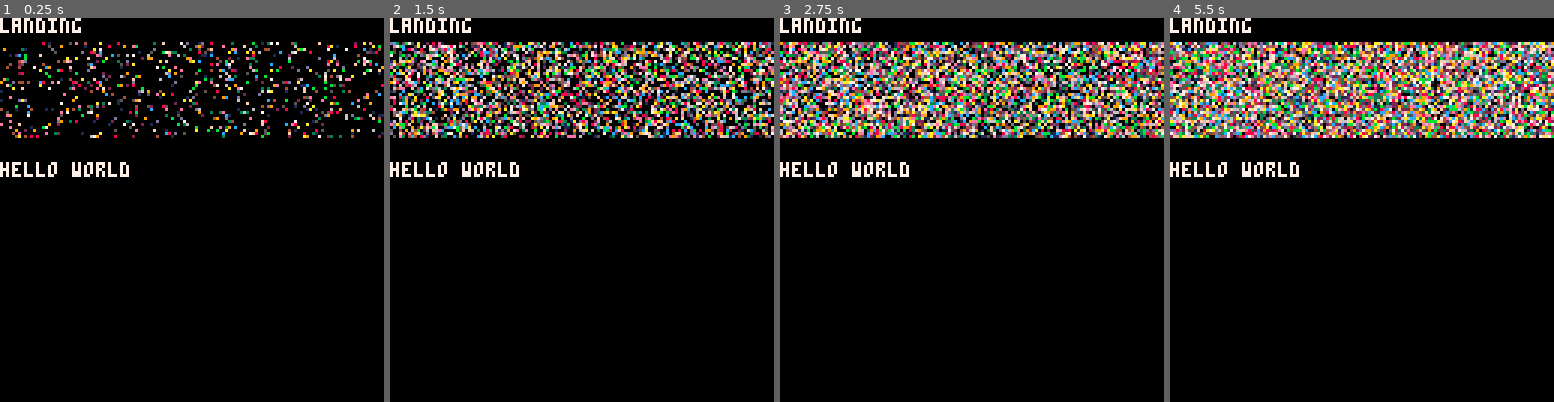
Above: before the commit, frames 1-4 (left to right).
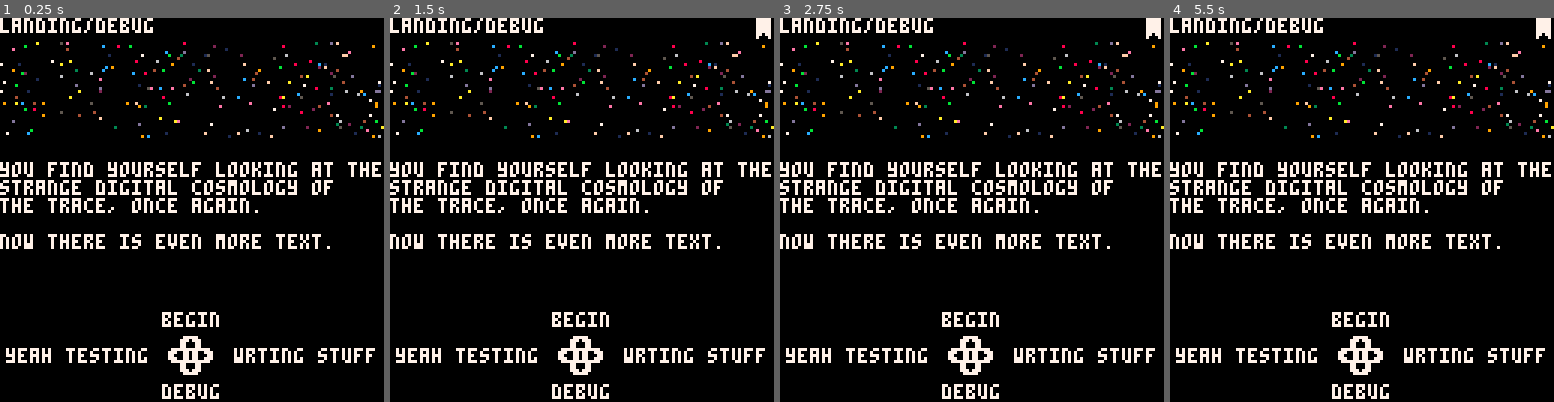
Above: after the commit, the same moments.

Repository: aebrer/pico8_carts
Game: PICO-8 cartridge games/the_trace/the_trace.p8
Same seed, same stepped clock (60 frames per second), same inputs: the game is played once before the commit and once after it.
Inputs:
- Up to frame 1 (0.25 s): no input
- Up to frame 2 (1.5 s): tap X (X key) at 0.33, 1.07 s; tap O (Z key) at 0.7 s
- Up to frame 3 (2.75 s): hold Right 1.6-2.1 s; tap O (Z key) at 1.7, 2.1, 2.5 s; tap X (X key) at 1.85 s; hold Up 2.15-2.42 s; hold Right from 2.47 s (still down)
- Up to frame 4 (5.5 s): tap O (Z key) every 0.4 s from 2.9 to 5.3 s; tap X (X key) at 2.97, 4.08, 5.2 s; release Right at 3.03 s; hold Left 3.08-3.58 s; hold Down 3.63-3.97 s; hold Right 4.02-4.68 s; hold Up 4.73-5.03 s; hold Left from 5.08 s (still down)

The runs differ from the first frame. In frame 1, 13% of the frame differs, in the area x 0-100%, y 0-100%; in frame 2, 24%; in frame 3, 29%; in frame 4, 31%.

Commit message:
working v1

Diff:
--- a/games/the_trace/the_trace.p8
+++ b/games/the_trace/the_trace.p8
@@ -4,15 +4,40 @@
 -- init
 lib={} -- library of all pages: title,page
 curr_page=nil -- current page
+prev_page=nil -- previous page
+bkmk=nil -- bookmark a page
 debug={}  -- list of things to print for debug
 
 function _init()
 
  cls()
  -- landing page
--- function lp_cb(page) return nil end
- lp=new_page("landing", "hello world",lp_cb)
-	lp.choices["⬆️"]=new_choice()
+ lp=new_page(
+ "landing/debug",
+ "you find yourself looking at the\n"..
+ "strange digital cosmology of \n"..
+ "the trace, once again.\n\n"..
+ "now there is even more text."
+ )
+	lp.choices[⬆️]=new_choice(
+	"begin",
+	lib["landing/debug"]
+	)
+
+	lp.choices[⬇️]=new_choice(
+	"debug",
+	lib["landing/debug"]
+	)
+
+	lp.choices[⬅️]=new_choice(
+	"yeah testing",
+	lib["landing/debug"]
+	)
+
+	lp.choices[➡️]=new_choice(
+	"wrting stuff",
+	lib["landing/debug"]
+	)
 
 	-- set current page to landing page
 	curr_page=lp
@@ -22,10 +47,25 @@
 -->8
 -- update
 function _update60()
+ srand(curr_page.seed)
+
  -- do callbacks for curr_page
  if(curr_page.cb)curr_page:cb()
 
  -- check inputs for choices
+ for b in all({⬆️,⬇️,⬅️,➡️}) do
+	 if btnp(b) then
+	  if curr_page.choices[b] then
+	  	prev_page=curr_page
+	  	curr_page=curr_page.choices[b].page
+	  end
+	 end
+ end
+
+ -- set bookmark
+ if(btnp(❎))bkmk=curr_page
+ if(bkmk and btnp(🅾️))curr_page=bkmk
+
 end
 -->8
 -- classes
@@ -46,10 +86,10 @@
 	return page
 end
 
-function new_choice(title,text,cb)
+function new_choice(title,page,cb)
  local choice = {}
  choice.title=title
- choice.text=text
+ choice.page=page
  choice.cb=cb
  return(choice)
 end
@@ -63,6 +103,16 @@
 --	if(#w==0)s=r(-1)
 	return(s)
 end
+
+function hcenter(s,c)
+  -- screen center minus the
+  -- string length times the
+  -- pixels in a char's width,
+  -- cut in half
+  return c-#s*2
+end
+
+butt_key={[0]="⬅️","➡️","⬆️","⬇️"}
 -->8
 -- draw
 function _draw()
@@ -71,6 +121,8 @@
  curr_page:dis_logo()
  curr_page:dis_choices()
 
+ if(bkmk)spr(2,120,0)
+ if(curr_page==bkmk)spr(1,120,0)
 
  -- debug
  for i=1,#debug do
@@ -85,7 +137,7 @@
 function dis_logo(page)
  clip(0,8,128,32)
  for i=0,200 do
-  pset(rnd(128),rnd(128),rnd(16))
+  pset(rnd(128),rnd(32)+8,rnd(16))
  end
  clip()
 end
@@ -95,14 +147,166 @@
 end
 
 function dis_choices(page)
-	for ch in all(page.choices) do
-	 print(ch.title,0,90,7)
-	end
-end
-…(7 lines of a section not shown)…
+ local c⬆️=page.choices[⬆️]
+ local c⬇️=page.choices[⬇️]
+ local c⬅️=page.choices[⬅️]
+ local c➡️=page.choices[➡️]
+
+	if c⬆️ then
+	 print(butt_key[⬆️],60,106,7)
+	 print(c⬆️.title,hcenter(c⬆️.title,64),98,7)
+	end
+	if c⬇️ then
+	 print(butt_key[⬇️],60,114,7)
+	 print(c⬇️.title,hcenter(c⬇️.title,64),122,7)
+	end
+	if c⬅️ then
+	 print(butt_key[⬅️],56,110,7)
+	 print(c⬅️.title,hcenter(c⬅️.title,26),110,7)
+	end
+	if c➡️ then
+	 print(butt_key[➡️],64,110,7)
+	 print(c➡️.title,hcenter(c➡️.title,102),110,7)
+	end
+end
+-->8
+-- pages
+…(139 lines of a section not shown)…
Not shown, changed: 136 lines of the sprite sheet (__gfx__) section of games/the_trace/the_trace.p8
Not shown, changed: the thumbnail (__label__) section of games/the_trace/the_trace.p8
